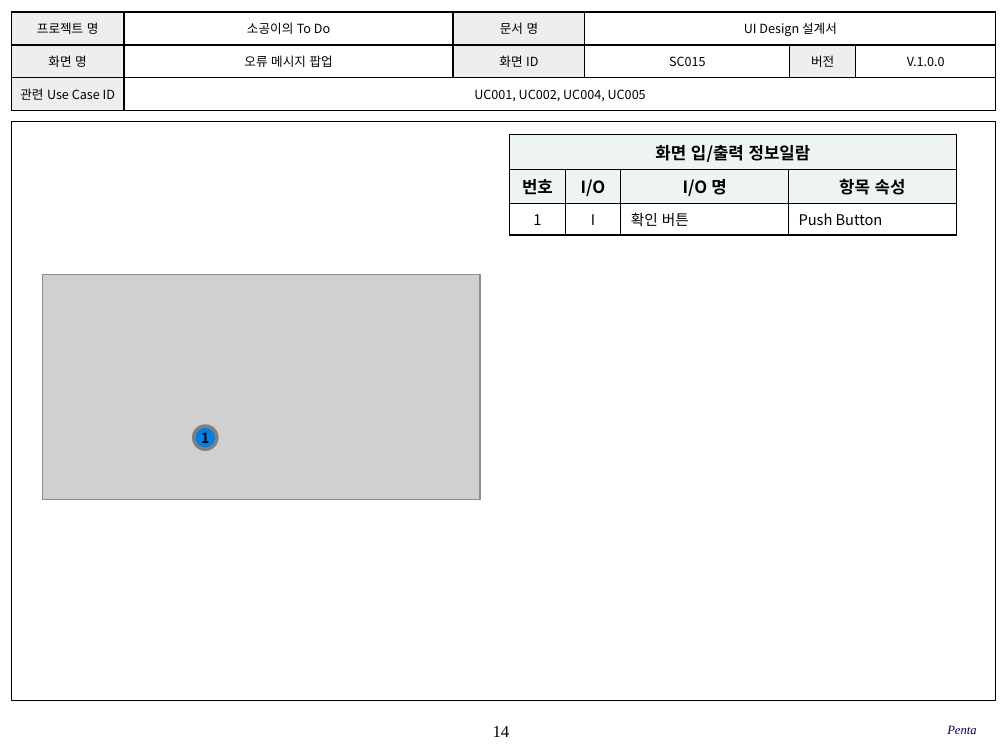
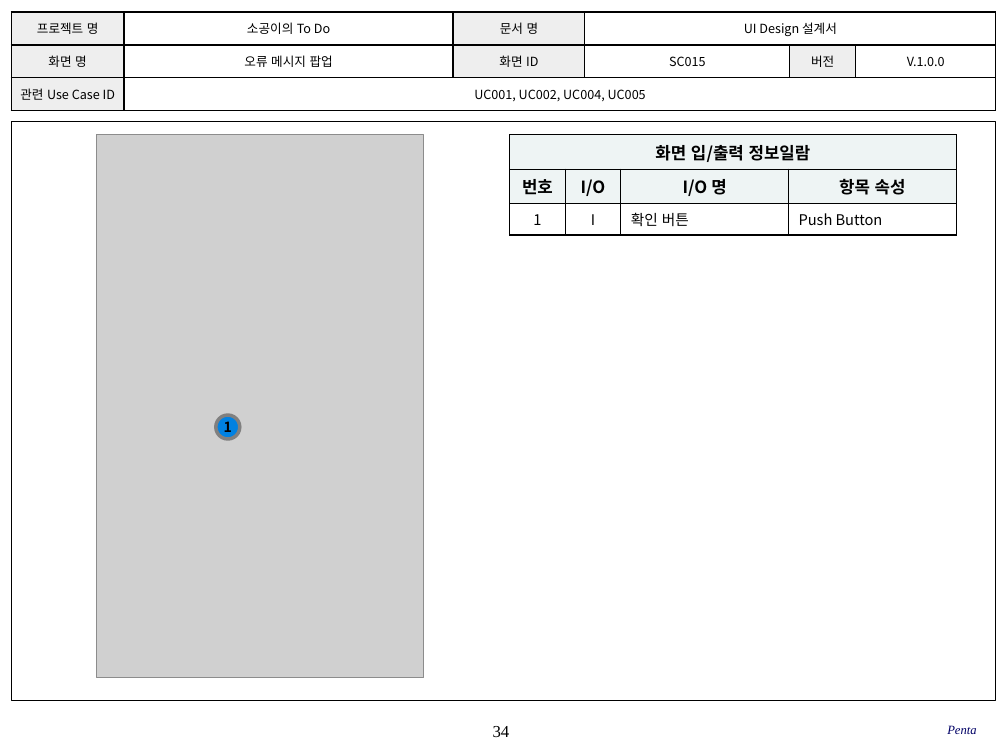
Before and after one commit to SE-admin/SE2017_5_mixharmony, a slide deck: slide 34 of doc/3_ 설계서/UI Design_05_penta.pptx (slide 14 before the commit). Drawn at 1008x756 pixels with LibreOffice and Linux fonts; fonts in the diff are those of the drawing; grey boxes stand for pictures; background and template pictures are left out. Boxes give left, top, right and bottom in pixels: in the first picture for what was removed or moved away, otherwise in the second. Text is boxed around its words. In the diff, an @@ line names an element or a change of style, - is before the commit and + after.

```diff
--- a/doc/3_ 설계서/UI Design_05_penta.pptx
+++ b/doc/3_ 설계서/UI Design_05_penta.pptx
@@ picture added at <box>97,135,424,678</box> @@
@@ picture removed at <box>43,275,481,500</box> @@
@@ ellipse "1": place and size @@
-ellipse "1" at <box>194,426,217,450</box>
+ellipse "1" at <box>216,415,240,439</box>
@@ page number at <box>493,726,510,737</box>: text changed @@
-14
+34
```
Also in this commit, not shown: 12 other slides changed, 20 slides added.
